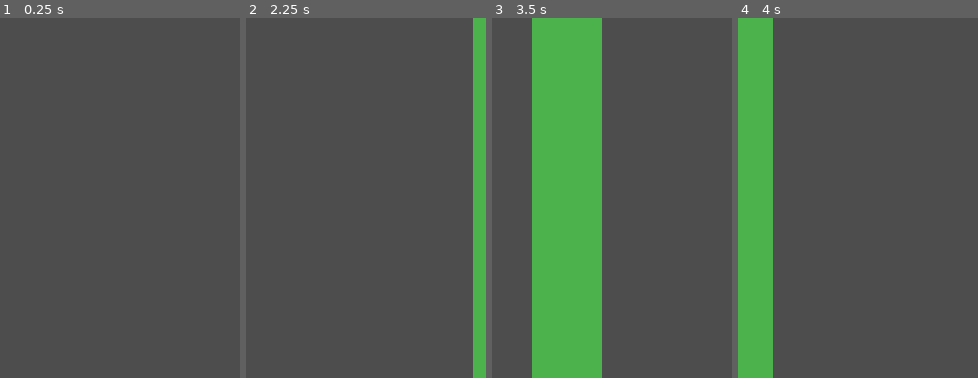
Above: before the commit, frames 1-4 (left to right).
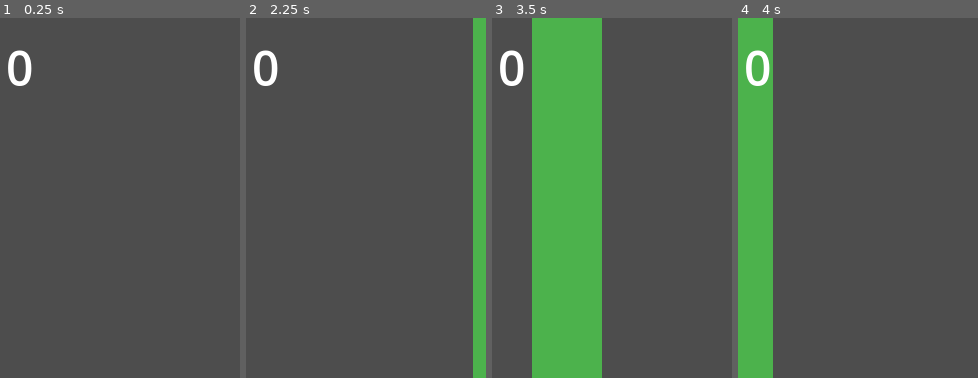
Above: after the commit, the same moments.

Repository: juanvh241/plantilla-opencode
Game: Godot game, scene res://scenes/main.tscn
The game is run twice, just before and just after one commit, with the same random seed, the same clock (stepped at 60 frames per second) and the same inputs.
Inputs:
- Up to frame 1 (0.25 s): no input
- Up to frame 2 (2.25 s): tap Space (flap) at 0.77, 1.07, 1.52, 1.82 s
- Up to frame 3 (3.5 s): tap Space (flap) at 3.02, 3.32 s
- Up to frame 4 (4 s): tap Space (flap) at 3.77 s
The pictures show only the part of the screen within x 46-96%, y 0-50%; the shares and areas given below are measured in that part.

The runs differ from the first frame. In frame 1, 0.6% of the frame differs, in the area x 3-14%, y 8-19%; in frame 2, 0.6%; in frame 3, 0.6%; in frame 4, 0.6%.
Error after the commit: Invalid type in function 'connect' in base 'Signal'. Cannot convert argument 1 from Signal to Callable. (res://scripts/obstacle_spawner.gd:34)

Commit message:
Colision, puntaje y HUD

Diff:
--- a/scenes/main.tscn
+++ b/scenes/main.tscn
@@ -1,11 +1,24 @@
-[gd_scene load_steps=3 format=3]
+[gd_scene load_steps=4 format=3]
 
 [ext_resource type="PackedScene" path="res://scenes/player.tscn" id="1_player"]
 [ext_resource type="Script" path="res://scripts/obstacle_spawner.gd" id="2_spawner"]
+[ext_resource type="Script" path="res://scripts/game.gd" id="3_game"]
 
 [node name="Main" type="Node2D"]
+script = ExtResource("3_game")
 
 [node name="Player" parent="." instance=ExtResource("1_player")]
 
 [node name="ObstacleSpawner" type="Node2D" parent="."]
 script = ExtResource("2_spawner")
+
+[node name="HUD" type="CanvasLayer" parent="."]
+
+[node name="ScoreLabel" type="Label" parent="HUD"]
+offset_left = 16.0
+offset_top = 16.0
+offset_right = 464.0
+offset_bottom = 76.0
+theme_override_font_sizes/font_size = 48
+text = "0"
+horizontal_alignment = 1
--- /dev/null
+++ b/scripts/game.gd
@@ -0,0 +1,21 @@
+extends Node2D
+
+var score := 0
+
+@onready var _spawner: Node2D = $ObstacleSpawner
+@onready var _player: CharacterBody2D = $Player
+@onready var _score_label: Label = $HUD/ScoreLabel
+
+
+func _ready() -> void:
+	_spawner.obstacle_passed.connect(_on_obstacle_passed)
+	_player.died.connect(_on_player_died)
+
+
+func _on_obstacle_passed() -> void:
+	score += 1
+	_score_label.text = str(score)
+
+
+func _on_player_died() -> void:
+	_spawner.stop()
--- a/scripts/obstacle.gd
+++ b/scripts/obstacle.gd
@@ -1,10 +1,25 @@
 extends Node2D
+
+signal passed
 
 const SCROLL_SPEED := 150.0
 const REMOVE_X := -100.0
+const PLAYER_X := 160.0
+
+var scored := false
+var _stopped := false
 
 
 func _physics_process(delta: float) -> void:
+	if _stopped:
+		return
 	position.x -= SCROLL_SPEED * delta
+	if not scored and position.x < PLAYER_X:
+		scored = true
+		passed.emit()
 	if position.x < REMOVE_X:
 		queue_free()
+
+
+func stop() -> void:
+	_stopped = true
--- a/scripts/obstacle_spawner.gd
+++ b/scripts/obstacle_spawner.gd
@@ -1,4 +1,6 @@
 extends Node2D
+
+signal obstacle_passed
 
 const OBSTACLE_SCENE := preload("res://scenes/obstacle.tscn")
 const SPAWN_INTERVAL_X := 300.0
@@ -8,6 +10,7 @@
 const MAX_CENTER := 620.0
 
 var _distance := 0.0
+var _stopped := false
 var _rng := RandomNumberGenerator.new()
 
 
@@ -16,6 +19,8 @@
 
 
 func _physics_process(delta: float) -> void:
+	if _stopped:
+		return
 	_distance += SCROLL_SPEED * delta
 	if _distance >= SPAWN_INTERVAL_X:
 		_distance = 0.0
@@ -26,3 +31,11 @@
 	var obstacle := OBSTACLE_SCENE.instantiate()
 	add_child(obstacle)
 	obstacle.position = Vector2(START_X, _rng.randf_range(MIN_CENTER, MAX_CENTER))
+	obstacle.passed.connect(obstacle_passed)
+
+
+func stop() -> void:
+	_stopped = true
+	for child in get_children():
+		if child.has_method("stop"):
+			child.stop()
--- a/scripts/player.gd
+++ b/scripts/player.gd
@@ -1,14 +1,36 @@
 extends CharacterBody2D
+
+signal died
 
 const GRAVITY := 900.0
 const IMPULSE_Y := -350.0
 const FIXED_X := 160.0
+const BOUND_TOP := 15.0
+const BOUND_BOTTOM := 705.0
+
+var _dead := false
 
 
 func _physics_process(delta: float) -> void:
+	if _dead:
+		velocity = Vector2.ZERO
+		return
 	velocity.y += GRAVITY * delta
 	if Input.is_action_just_pressed("flap"):
 		velocity.y = IMPULSE_Y
 	velocity.x = 0.0
 	global_position.x = FIXED_X
 	move_and_slide()
+	for i in get_slide_collision_count():
+		if get_slide_collision(i).get_collider():
+			_die()
+			return
+	if global_position.y <= BOUND_TOP or global_position.y >= BOUND_BOTTOM:
+		_die()
+
+
+func _die() -> void:
+	if _dead:
+		return
+	_dead = true
+	died.emit()
Not shown, added: scripts/obstacle.gd.uid
Not shown, added: scripts/obstacle_spawner.gd.uid
Not shown, changed: README.md
Not shown, changed: docs/registro-intervencion.md
